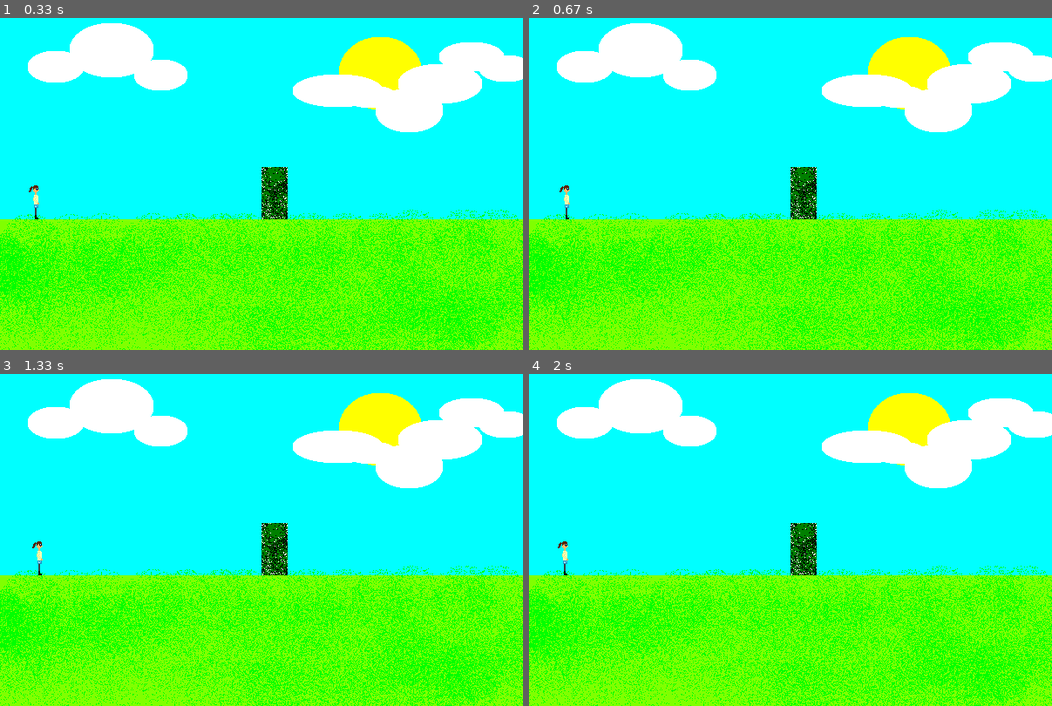
Above: before the commit, frames 1-4 (two rows, left to right).
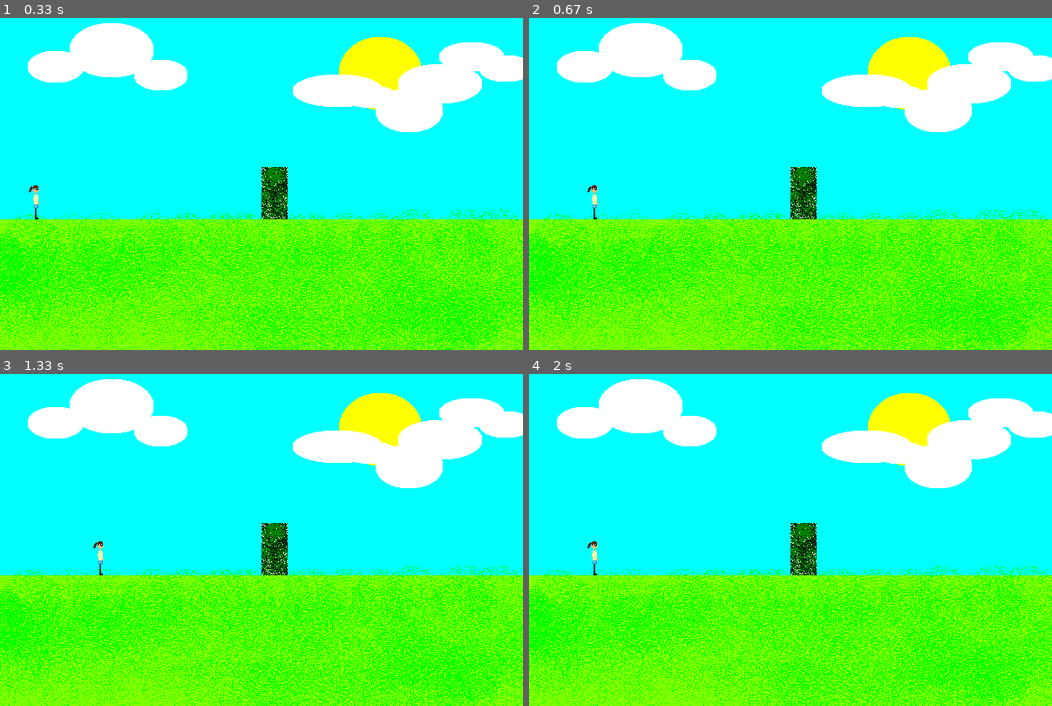
Above: after the commit, the same moments.

Repository: nagellack/SarahGame
Game: pygame game, started from Project/main.py
Same seed, same stepped clock (60 frames per second), same inputs: the game is played once before the commit and once after it.
Inputs:
- Up to frame 1 (0.33 s): no input
- Up to frame 2 (0.67 s): hold Right from 0.33 s (still down)
- Up to frame 3 (1.33 s): release Right at 0.8 s; hold Right 0.83-1.3 s
- Up to frame 4 (2 s): hold Left 1.33-1.87 s; hold Left from 1.9 s (still down)

Frame 1 is identical in both runs. In frame 2, 0.2% of the frame differs, in the area x 5-14%, y 50-61%; in frame 3, 0.2%; in frame 4, 0.2%.

Commit message:
gehen durchgehend
durchgehend gehen

Diff:
--- a/Project/KeyboardController.py
+++ b/Project/KeyboardController.py
@@ -6,6 +6,7 @@
         self.evManager = evManager
         self.evManager.registerListener(self)
         pygame.init()
+        pygame.key.set_repeat(1, 10)
 
     def Notify(self, event):
         ev=None
@@ -21,6 +22,5 @@
                     ev = QuitEvent()
                 elif event.type == KEYDOWN and event.key == K_RIGHT:
                         ev = "RightRequest"
-
         if ev:
             self.evManager.post( ev )
